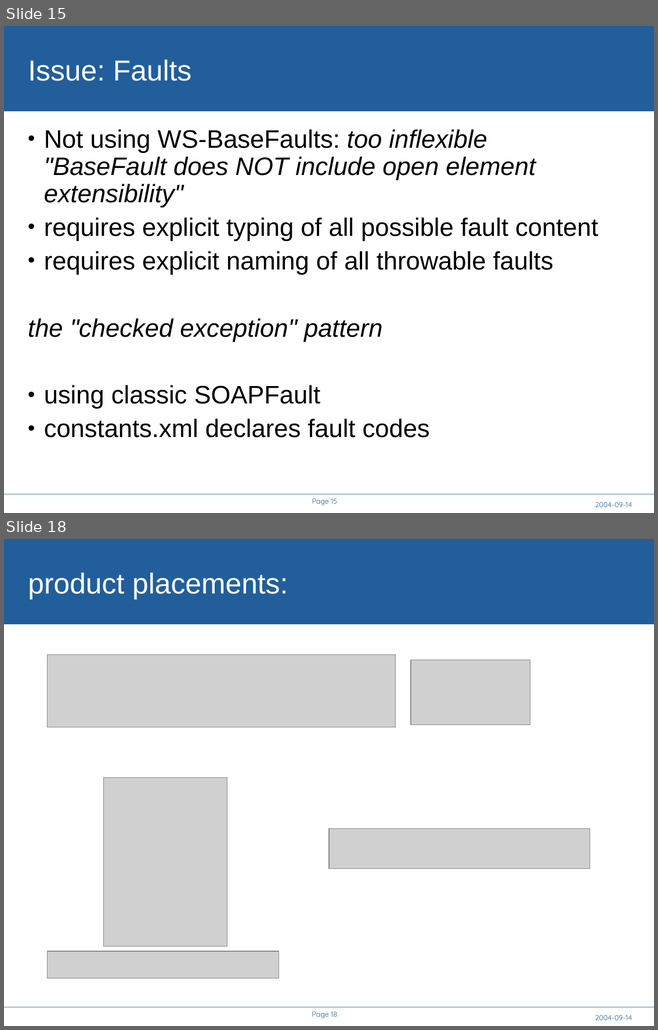
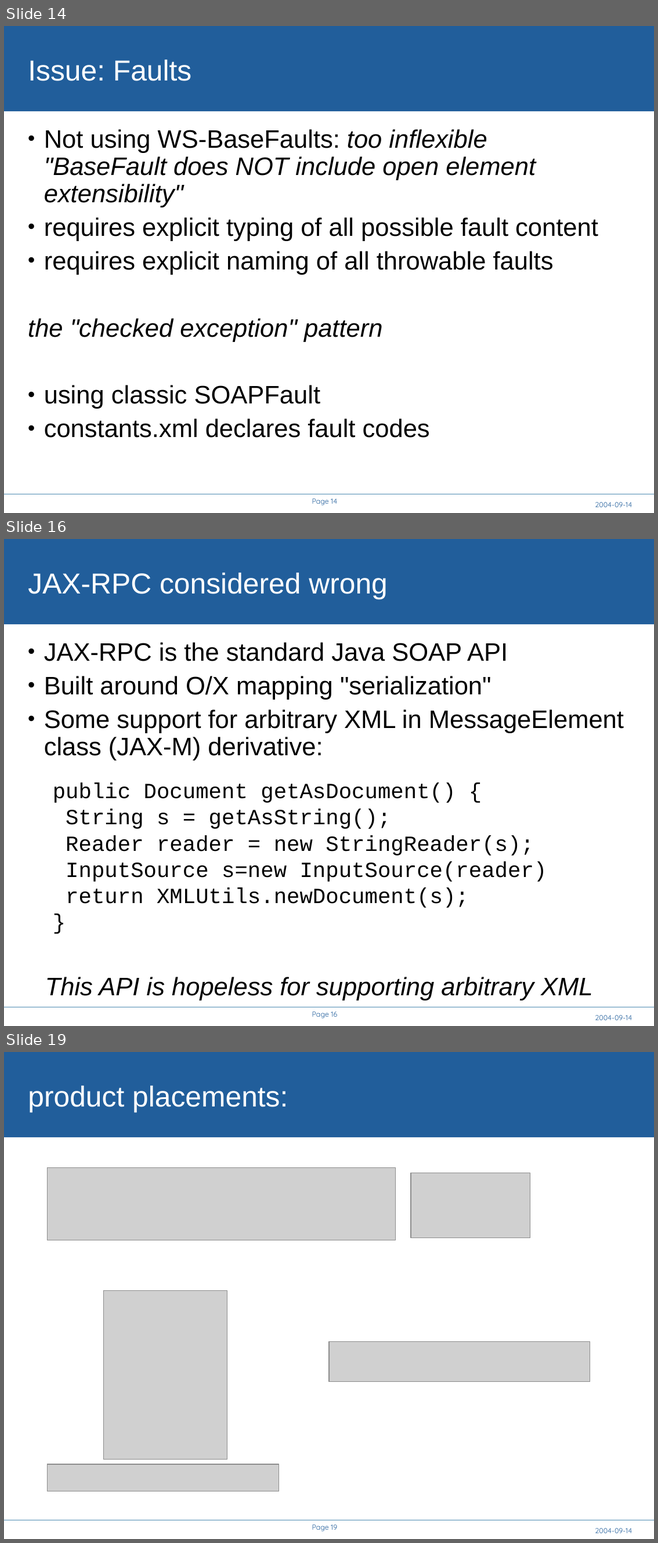
Before and after one commit to rhusar/smartfrog, a slide deck: core/components/cddlm/doc/A Service API for deployment.ppt. Shown one above the other, each under a label of ours: slides 15 and 18 before the commit, slides 14, 16 and 19 after it; the slides between them are not shown. The pictures are 658x1030 and 658x1543 pixels, drawn with LibreOffice and Linux fonts; fonts in the diff are those of the drawing; grey boxes stand for pictures; background and template pictures are left out. Boxes give left, top, right and bottom in pixels: in the first picture for what was removed or moved away, otherwise in the second. Text is boxed around its words. In the diff, an @@ line names an element or a change of style, - is before the commit and + after.

```diff
--- a/core/components/cddlm/doc/A Service API for deployment.ppt
+++ b/core/components/cddlm/doc/A Service API for deployment.ppt
@@ slide 16 added at (4,539,654,1026), background #FFFFFF; not listed: 4 template elements that a slide beside it also shows @@
@@ title added at (28,573,387,599), 32 pt, text #FFFFFF @@
+JAX-RPC considered wrong
@@ text added at (44,642,623,761), 28 pt, text #000000 @@
+• JAX-RPC is the standard Java SOAP API
+• Built around O/X mapping "serialization"
+• Some support for arbitrary XML in MessageElement class (JAX-M) derivative:
@@ text added at (53,783,547,908), 24 pt, text #000000 @@
+public Document getAsDocument() {
+String s = getAsString();
+Reader reader = new StringReader(s);
+InputSource s=new InputSource(reader)
+return XMLUtils.newDocument(s);
+}
@@ text added at (45,977,592,1001), 28 pt, text #000000, italic @@
+This API is hopeless for supporting arbitrary XML
@@ what was slide 15 is now slide 14 @@
@@ page number at (312,499,337,506): text changed @@
-Page 15
+Page 14
@@ what was slide 18 is now slide 19 @@
@@ page number at (312,1525,337,1532): text changed @@
-Page 18
+Page 19
```
Also in this commit, not shown: 8 slides changed, 1 other slide added, 1 slide removed, 2 other files.
